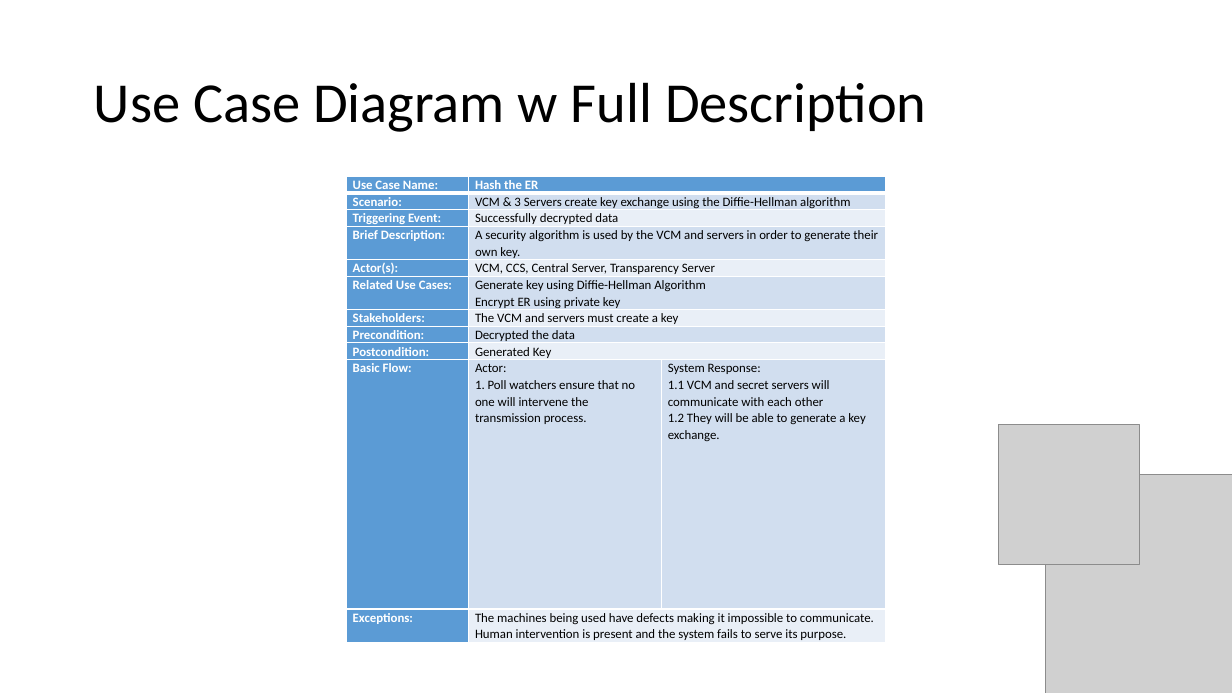
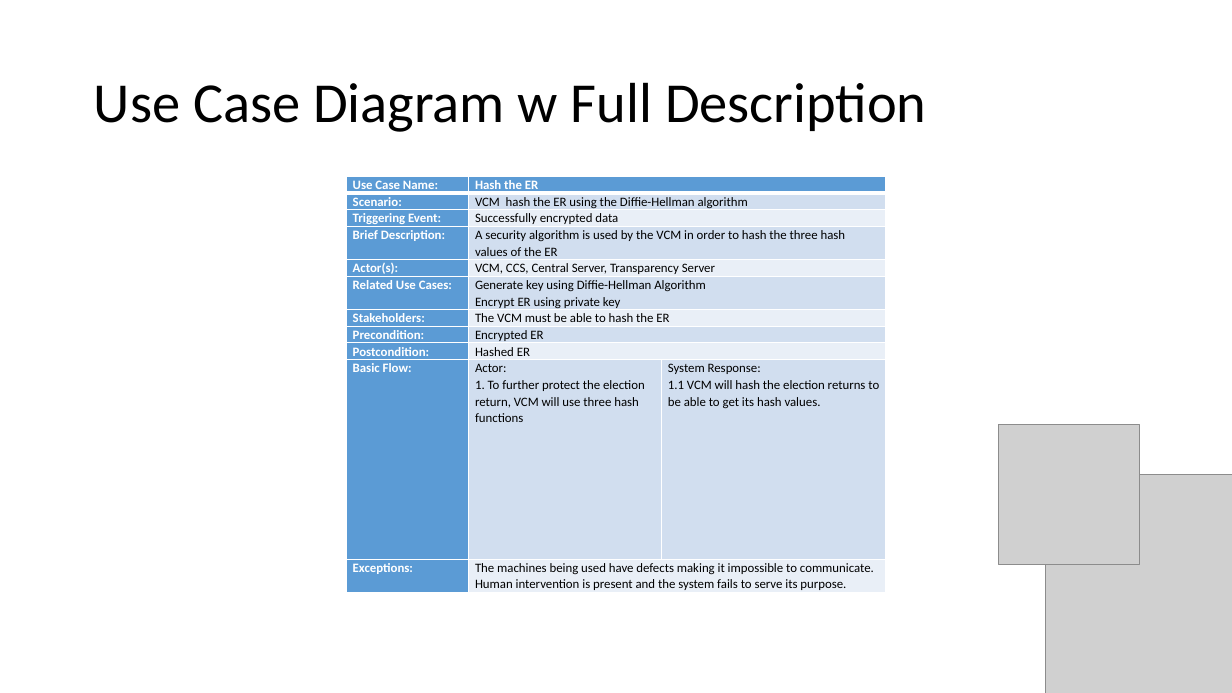
Before and after one commit to seans888/Project---Automate-Election, a slide deck: slide 23 of Documentation/Research Paper/AES diagrams.pptx. Drawn at 1232x693 pixels with LibreOffice and Linux fonts; fonts in the diff are those of the drawing; grey boxes stand for pictures. Boxes give left, top, right and bottom in pixels: in the first picture for what was removed or moved away, otherwise in the second. Text is boxed around its words. In the diff, an @@ line names an element or a change of style, - is before the commit and + after.

Commit message:
Edited the ff: Use case with description Deployment Diagram Composite Diagram

```diff
--- a/Documentation/Research Paper/AES diagrams.pptx
+++ b/Documentation/Research Paper/AES diagrams.pptx
@@ table at box(347, 177, 885, 594) @@
-row 2, column 2: VCM & 3 Servers create key exchange using the Diffie-Hellman algorithm
+row 2, column 2: VCM hash the ER using the Diffie-Hellman algorithm
-row 3, column 2: Successfully decrypted data
+row 3, column 2: Successfully encrypted data
-row 4, column 2: A security algorithm is used by the VCM and servers in order to generate their own key.
+row 4, column 2: A security algorithm is used by the VCM in order to hash the three hash values of the ER
-row 7, column 2: The VCM and servers must create a key
+row 7, column 2: The VCM must be able to hash the ER
-row 8, column 2: Decrypted the data
+row 8, column 2: Encrypted ER
-row 9, column 2: Generated Key
+row 9, column 2: Hashed ER
-row 10, column 2: Actor: / 1. Poll watchers ensure that no one will intervene the transmission process.
+row 10, column 2: Actor: / 1. To further protect the election return, VCM will use three hash functions
-row 10, column 3: System Response: / 1.1 VCM and secret servers will communicate with each other / 1.2 They will be able to generate a key exchange.
+row 10, column 3: System Response: / 1.1 VCM will hash the election returns to be able to get its hash values.
```
Also in this commit, not shown: 13 other slides changed.
